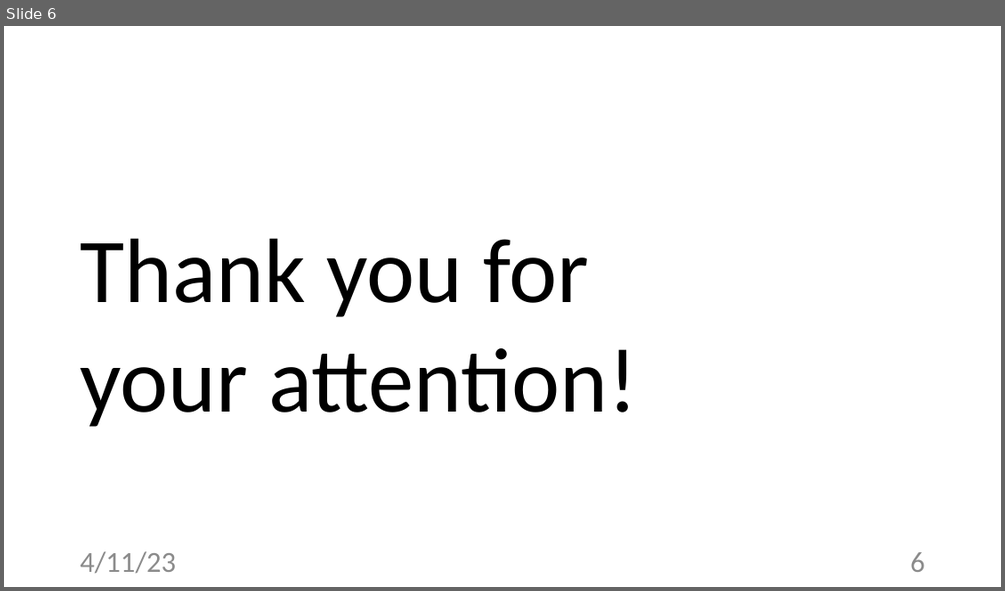
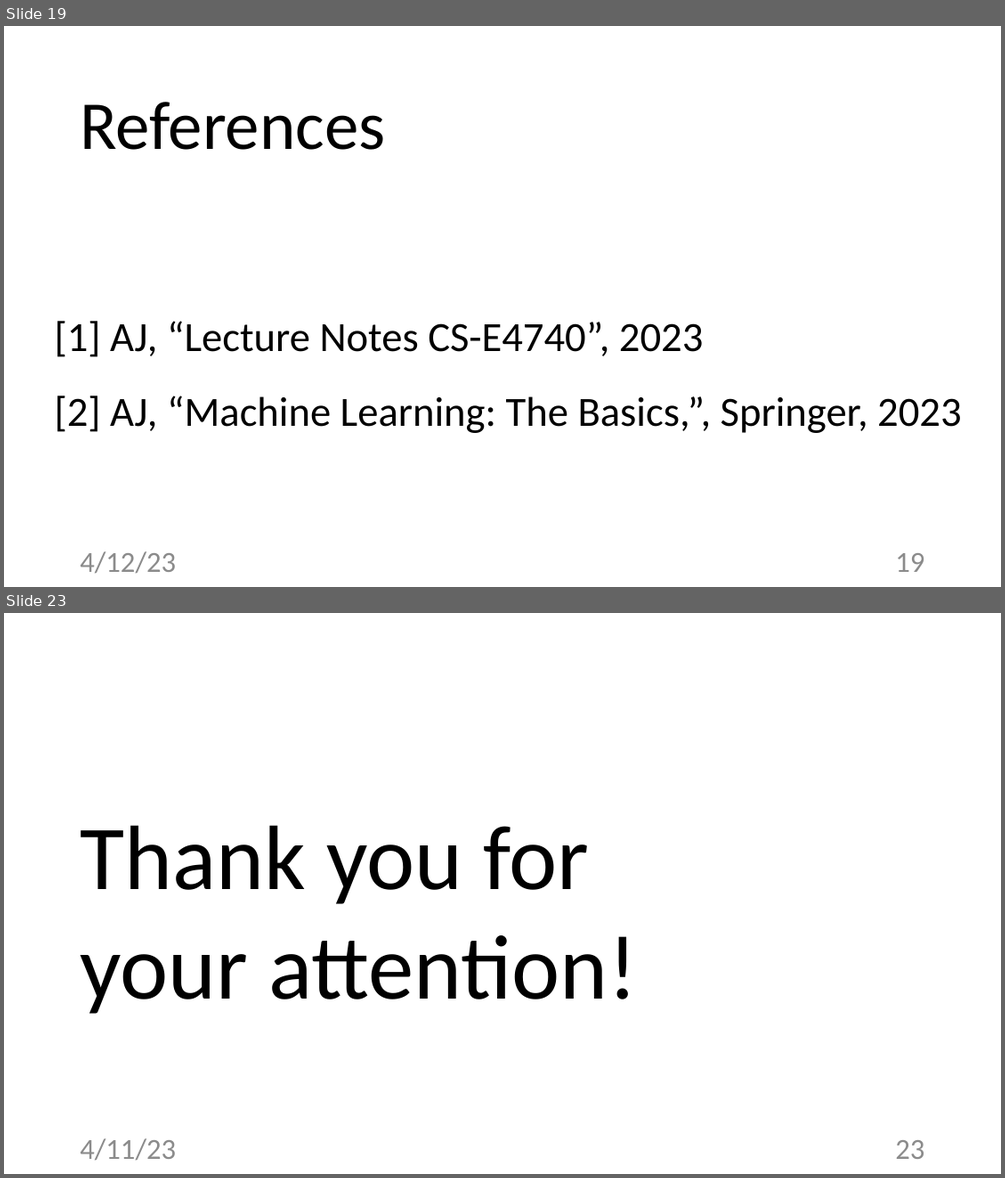
Before and after one commit to alexjungaalto/FederatedLearning, a slide deck: slides/CS-E4740_FLProject.pptx. Shown one above the other, each under a label of ours: slide 6 before the commit, slides 19 and 23 after it; the slides between them are not shown. The pictures are 1005x591 and 1005x1178 pixels, drawn with LibreOffice and Linux fonts; fonts in the diff are those of the drawing. Boxes give left, top, right and bottom in pixels: in the first picture for what was removed or moved away, otherwise in the second. Text is boxed around its words. In the diff, an @@ line names an element or a change of style, - is before the commit and + after.

```diff
--- a/slides/CS-E4740_FLProject.pptx
+++ b/slides/CS-E4740_FLProject.pptx
@@ slide 19 added at (4,26,1001,587), background #FFFFFF @@
@@ text added at (80,102,385,150), 66 pt, text #000000 @@
+References
@@ text added at (55,321,961,433), 40 pt, text #000000 @@
+[1] AJ, “Lecture Notes CS-E4740”, 2023
+[2] AJ, “Machine Learning: The Basics,”, Springer, 2023
@@ text added at (80,551,176,573), 28 pt, text #8C8C8C @@
+4/12/23
@@ page number added at (895,553,924,572), 28 pt, text #8C8C8C @@
+19
@@ what was slide 6 is now slide 23 @@
@@ page number at (895,1140,924,1159): text changed @@
-6
+23
```
Also in this commit, not shown: 4 slides changed, 16 other slides added, 3 other files.
